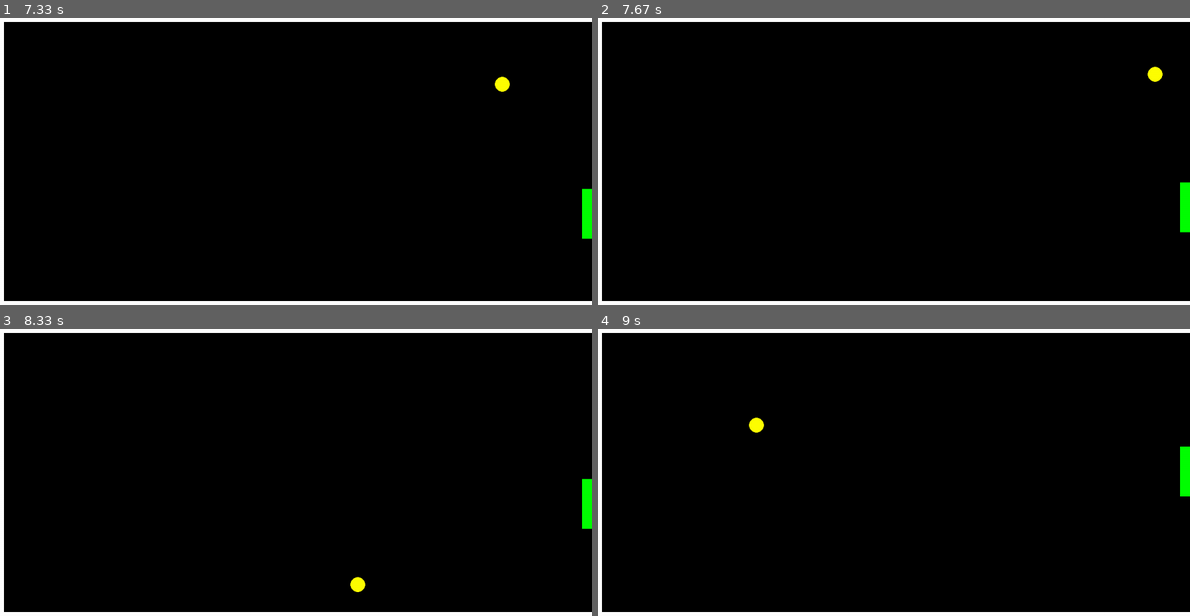
Above: before the commit, frames 1-4 (two rows, left to right).
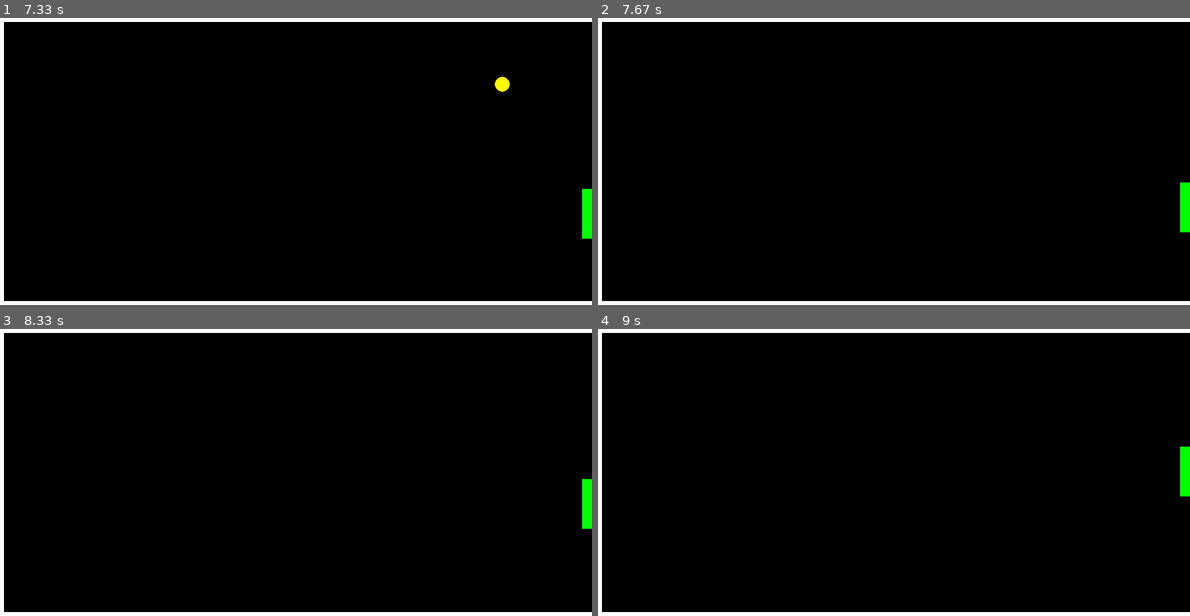
Above: after the commit, the same moments.

Repository: Spartan-119/Self-Learning-Squash-game
Game: pygame game, started from pygame_spyder.py
The game is run twice, just before and just after one commit, with the same random seed, the same clock (stepped at 60 frames per second) and the same inputs.
Inputs (mouse positions are in pixels of both pictures, inside the frame that each line leads up to):
- Up to frame 1 (7.33 s): click (485, 152) at 0.38 s; click (349, 227) at 0.72 s; click (509, 267) at 1.05 s; click (153, 101) at 1.38 s; click (290, 198) at 1.72 s; click (207, 98) at 2.05 s; click (503, 238) at 2.38 s; click (100, 190) at 2.72 s; click (118, 104) at 3.05 s; click (153, 213) at 3.38 s; click (159, 109) at 3.75 s; click (112, 273) at 4.22 s; click (106, 178) at 4.55 s; click (325, 244) at 4.88 s; click (402, 261) at 5.22 s; click (82, 264) at 5.55 s; click (142, 210) at 5.88 s; click (479, 92) at 6.22 s; click (325, 78) at 6.55 s; click (130, 55) at 6.88 s; click (284, 213) at 7.22 s
- Up to frame 2 (7.67 s): click (1000, 207) at 7.55 s
- Up to frame 3 (8.33 s): click (254, 538) at 7.88 s; click (100, 504) at 8.22 s
- Up to frame 4 (9 s): click (864, 549) at 8.55 s; click (982, 472) at 8.88 s

Frame 1 is identical in both runs. In frame 2, 0.1% of the frame differs, in the area x 92-96%, y 16-23%; in frame 3, 0.1%; in frame 4, 0.1%.

Commit message:
Add files via upload

Diff:
--- a/pygame_spyder.py
+++ b/pygame_spyder.py
@@ -37,19 +37,14 @@
         asper the command given by an input device
         (in this case it is Mouse cursor)'''
     # method to update the position of the Ball
-    def update(self, paddle_y, paddle_WIDTH, paddle_HEIGHT): #, paddle_y, paddle_WIDTH, paddle_HEIGHT):
+    def update(self, paddle_y, paddle_WIDTH, paddle_HEIGHT):
         newx = self.x + self.vx
         newy = self.y + self.vy
 
-        # logic to bounce back the ball off the walls
+        ''' logic to bounce back the ball off the walls '''
 
         ''' for along the X axis '''
-        '''if paddle_y - paddle_HEIGHT//2 <= newy + self.RADIUS and newy - self.RADIUS <= paddle_y + paddle_HEIGHT//2 \
-            and (newx + self.RADIUS >= WIDTH - paddle_WIDTH or newx - self.RADIUS <= Paddle.WIDTH):
-            self.vx = - self.vx'''
-
-        ''' for along the X axis '''
-        if newx < BORDER + self.RADIUS: #or newx > HEIGHT - BORDER - self.RADIUS:
+        if newx < BORDER + self.RADIUS:
             self.vx = - self.vx
 
         ''' for along the Y axis '''
@@ -57,10 +52,9 @@
             self.vy = - self.vy
 
         ''' logic to bounce off the ball when it hits the paddle '''
-        if newx >= WIDTH - paddle_WIDTH: #and newx - self.RADIUS <= Paddle.WIDTH:
+        if newx == WIDTH - paddle_WIDTH and (newy + self.RADIUS >= paddle_y - paddle_HEIGHT//2 and
+                                             newy - self.RADIUS <= paddle_y + paddle_HEIGHT//2):
             self.vx = -self.vx
-
-
 
         # to show the moving ball
         self.show(bgcolor)
@@ -108,14 +102,12 @@
 pg.draw.rect(screen, fgcolor, pg.Rect(0, 0, BORDER, HEIGHT))
 pg.draw.rect(screen, fgcolor, pg.Rect(0, HEIGHT - BORDER, WIDTH, BORDER))
 
-#pg.display.flip()
-
 while True:
     e = pg.event.poll()
     if e.type == pg.QUIT:
         break
 
-    ball.update(paddle.y, paddle.WIDTH, paddle.HEIGHT) #paddle.y, paddle.WIDTH, paddle.HEIGHT)
+    ball.update(paddle.y, paddle.WIDTH, paddle.HEIGHT)
     paddle.update(pg.mouse.get_pos()[1], WIDTH-BORDER)
 
     ''' This method should be called once per frame. It will compute how many
